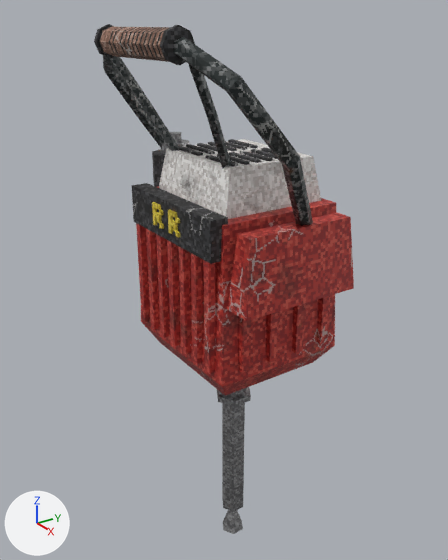
The Blender file jackhammer/Ashes_2063_EP1_jackhammer_model.blend, before and after one commit.
The view is the same before and after, from a 50 mm camera at (0.836, -0.589, 0.371) aimed at (-0.022, -0.007, -0.06). Lighting does not change. The marker at lower left points along +X, +Y and +Z. The first picture is the older version.

The first picture shows 'JH_Bit', 'JH_Body'.
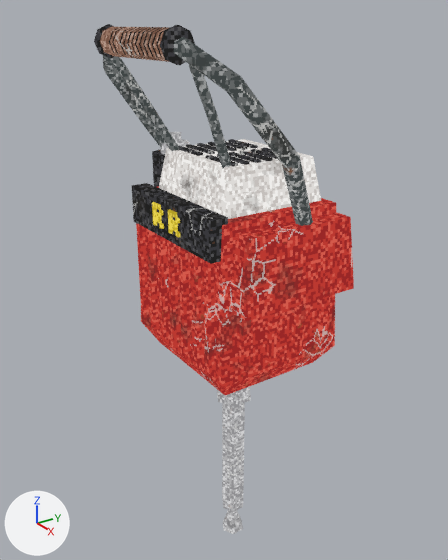
Location of each change, [x1, y1, x2, y2] in pixels of the pictures (448 x 560 px):
'JH_Body', recoloured (lighter): [94, 25, 354, 396] in both
'JH_Bit', recoloured (lighter): [217, 387, 251, 534] in both

Diff of the bpy script that builds the scene:
```diff
--- a/jackhammer/Ashes_2063_EP1_jackhammer_model.blend.py
+++ b/jackhammer/Ashes_2063_EP1_jackhammer_model.blend.py
@@ mat_jh_redpaint @@
 mat_jh_redpaint = bpy.data.materials.new('JH_RedPaint')
-# nodes: BsdfPrincipled, Group, Math x3, Mix, OutputMaterial, TexCoord, TexNoise, TexWhiteNoise, ValToRGB x2, VectorMath
+# nodes: Emission, Group, Math, Mix, OutputMaterial, TexCoord, TexNoise, TexWhiteNoise, ValToRGB x2, VectorMath
 # colours: red #992727, red #bc3830, red #d4594b, light grey #ddcecb, white #ede7e5
@@ mat_jh_whiteplastic @@
 mat_jh_whiteplastic = bpy.data.materials.new('JH_WhitePlastic')
-# nodes: BsdfPrincipled, Group, Math x2, OutputMaterial, TexCoord, TexWhiteNoise, ValToRGB, VectorMath
+# nodes: Emission, Group, OutputMaterial, TexCoord, TexWhiteNoise, ValToRGB, VectorMath
 # colours: light grey #c4bfbc, light grey #dddad7, white #efedeb
@@ mat_jh_handlesteel @@
 mat_jh_handlesteel = bpy.data.materials.new('JH_HandleSteel')
-# nodes: BsdfPrincipled, Group, Math x2, OutputMaterial, TexCoord, TexWhiteNoise, ValToRGB, VectorMath
+# nodes: Emission, Group, OutputMaterial, TexCoord, TexWhiteNoise, ValToRGB, VectorMath
 # colours: dark grey #3f4545, dark grey #616565, grey #959797
@@ mat_jh_gripwrap @@
 mat_jh_gripwrap = bpy.data.materials.new('JH_GripWrap')
-# nodes: BsdfPrincipled, Group, Math x4, Mix, OutputMaterial, SeparateXYZ, TexCoord, TexWhiteNoise, ValToRGB, VectorMath
+# nodes: Emission, Group, Math x2, Mix, OutputMaterial, SeparateXYZ, TexCoord, TexWhiteNoise, ValToRGB, VectorMath
 # colours: brown #765545, brown #957361, beige #b39586, black #1d1d1d
@@ mat_jh_logoyellow @@
 mat_jh_logoyellow = bpy.data.materials.new('JH_LogoYellow')
-# nodes: BsdfPrincipled, Group, Math x2, OutputMaterial, TexCoord, TexWhiteNoise, ValToRGB, VectorMath
+# nodes: Emission, Group, OutputMaterial, TexCoord, TexWhiteNoise, ValToRGB, VectorMath
 # colours: yellow #c4ad27, yellow #e7d350
@@ mat_jh_bitsteel @@
 mat_jh_bitsteel = bpy.data.materials.new('JH_BitSteel')
-# nodes: BsdfPrincipled, Group, Math x2, OutputMaterial, TexCoord, TexWhiteNoise, ValToRGB, VectorMath
+# nodes: Emission, Group, OutputMaterial, TexCoord, TexWhiteNoise, ValToRGB, VectorMath
 # colours: grey #909093, grey #adadaf, light grey #ceced0
```
